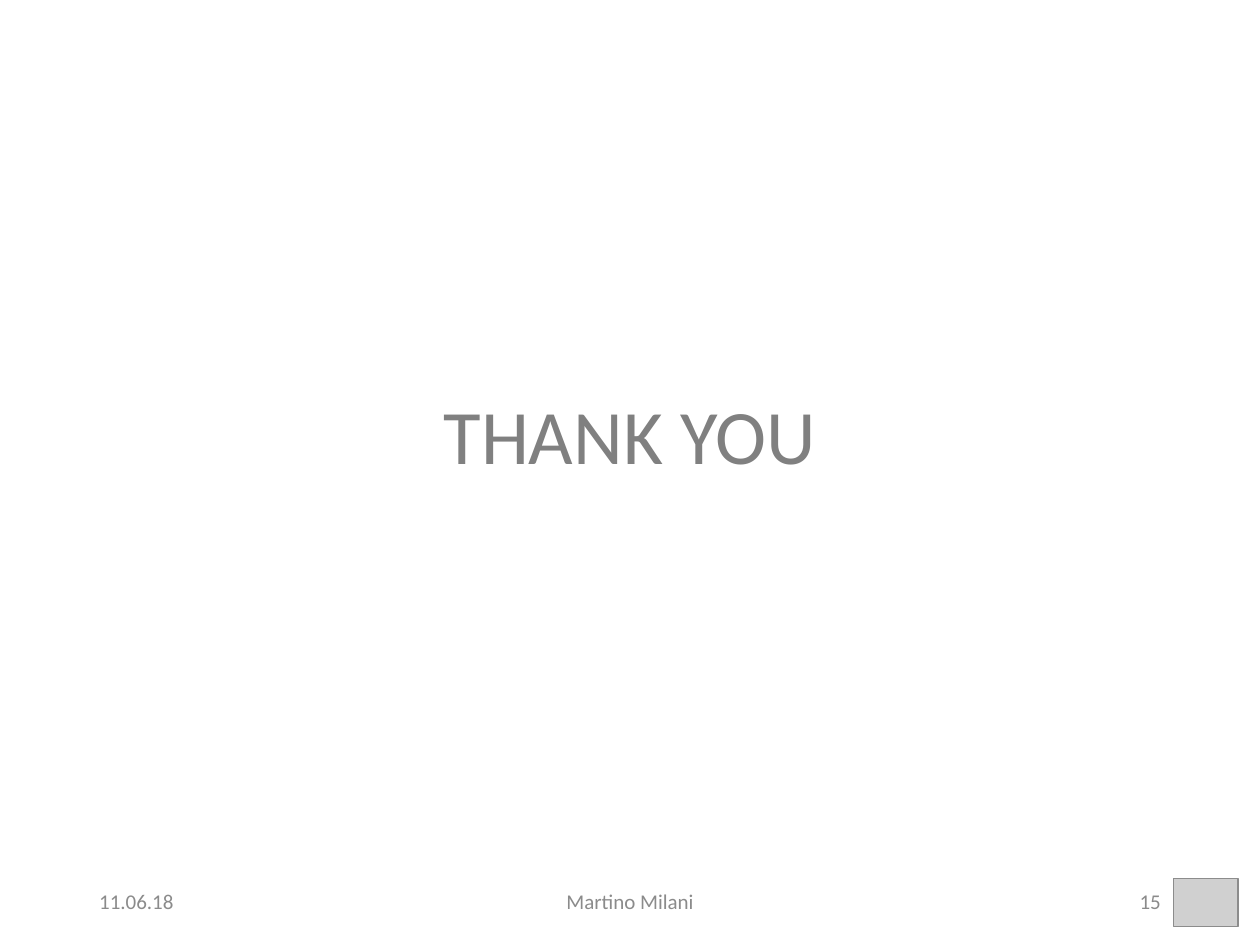
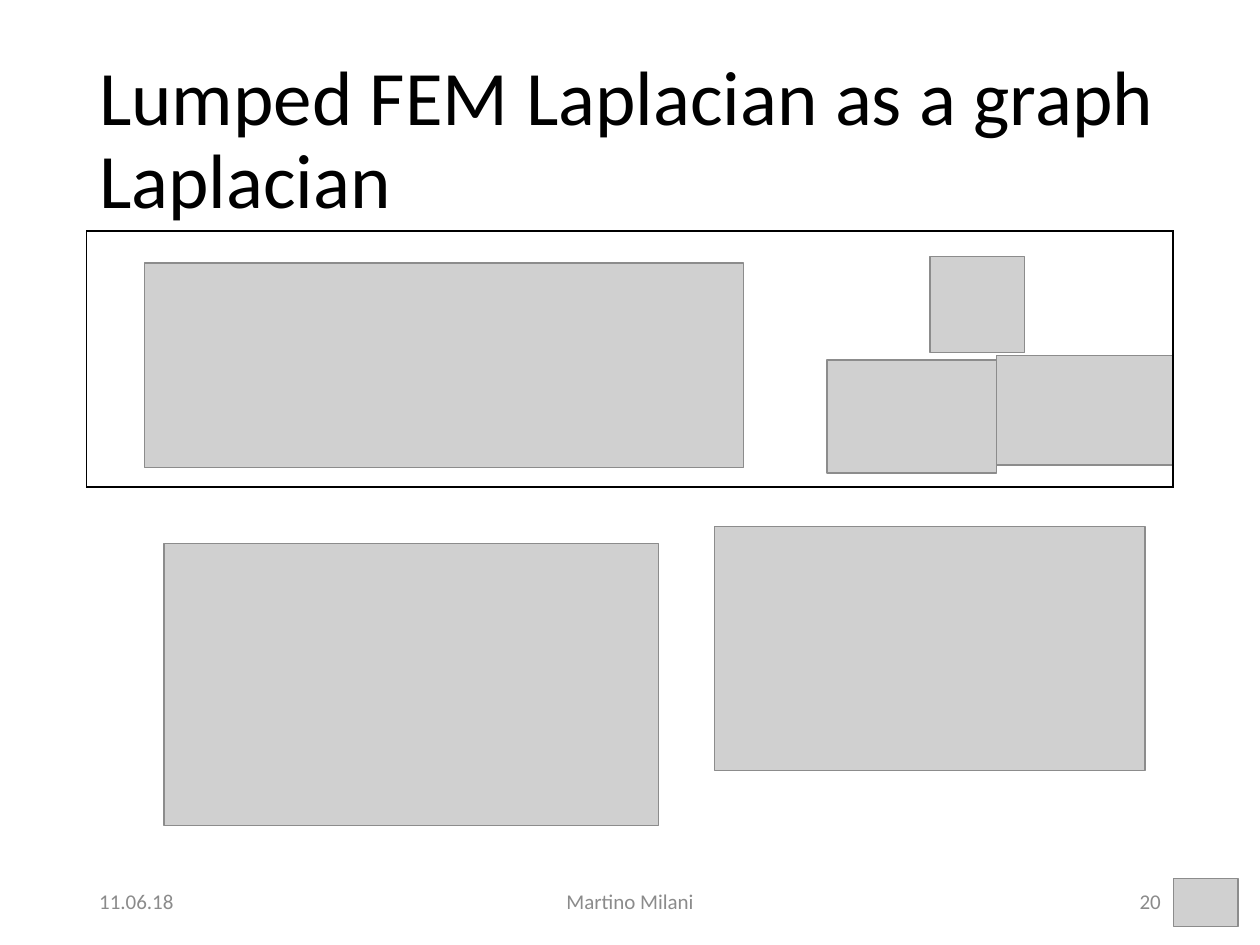
Before and after one commit to MartMilani/PDM, a slide deck: slide 20 of presentation/milani.pptx (slide 15 before the commit). Drawn at 1260x945 pixels with LibreOffice and Linux fonts; fonts in the diff are those of the drawing; grey boxes stand for pictures; background and template pictures are left out. Boxes give left, top, right and bottom in pixels: in the first picture for what was removed or moved away, otherwise in the second. Text is boxed around its words. In the diff, an @@ line names an element or a change of style, - is before the commit and + after.

```diff
--- a/presentation/milani.pptx
+++ b/presentation/milani.pptx
@@ title added at [99,71,1153,221], 44 pt, text #000000 @@
+Lumped FEM Laplacian as a graph Laplacian
@@ rectangle added at [87,231,1173,486], outline #000000 1 pt @@
@@ picture added at [145,263,743,467] @@
@@ picture added at [930,257,1024,353] @@
@@ picture added at [997,355,1173,465] @@
@@ picture added at [827,360,995,474] @@
@@ title removed at [444,414,816,465] @@
-THANK YOU
@@ picture added at [714,527,1144,771] @@
@@ picture added at [164,543,658,825] @@
@@ page number at [1140,895,1161,909]: text changed @@
-15
+20
```
Also in this commit, not shown: 9 other slides changed, 11 slides added, 5 slides removed, 40 other files.
